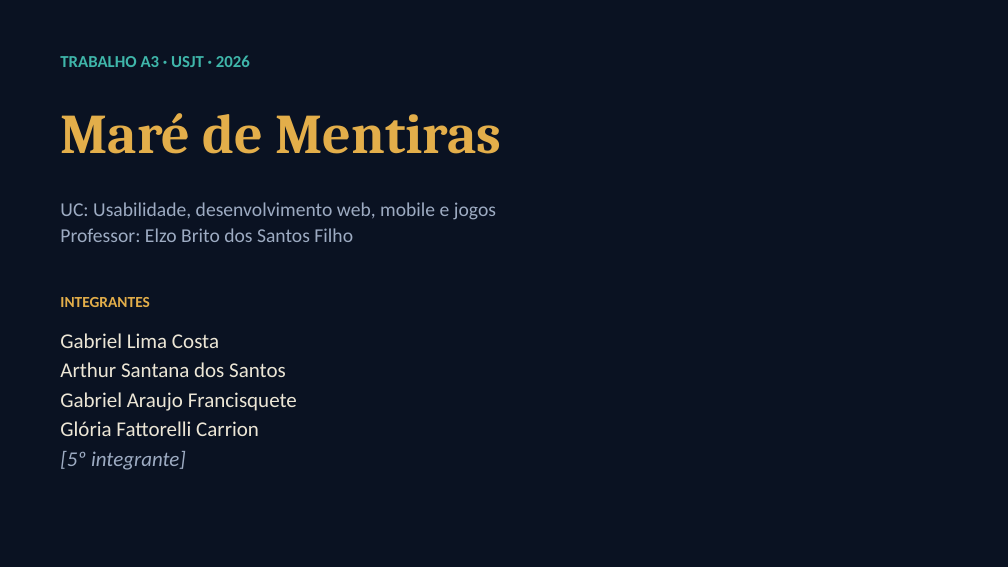
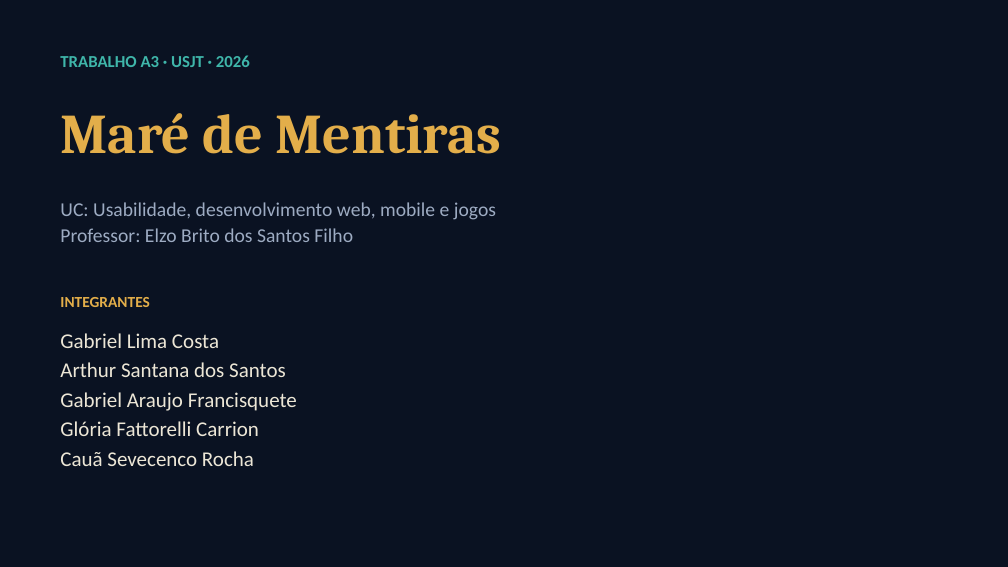
Before and after one commit to GabrielLima2006/JogoA3, a slide deck: slide 1 of docs/apresentacao/MareDeMentiras-apresentacao-curta.pptx. Drawn at 1008x567 pixels with LibreOffice and Linux fonts; fonts in the diff are those of the drawing; background and template pictures are left out. Boxes give left, top, right and bottom in pixels: in the first picture for what was removed or moved away, otherwise in the second. Text is boxed around its words. In the diff, an @@ line names an element or a change of style, - is before the commit and + after.

Commit message:
Quinto integrante nos créditos e no README
Cauã Sevecenco Rocha na identificação, na divisão de tarefas e na tela
de créditos; apresentações atualizadas.

```diff
--- a/docs/apresentacao/MareDeMentiras-apresentacao-curta.pptx
+++ b/docs/apresentacao/MareDeMentiras-apresentacao-curta.pptx
@@ text at (60,451,254,466): text changed; text colour #9DABC2 to #ECE6D6; italic off @@
-[5º integrante]
+Cauã Sevecenco Rocha
```
Also in this commit, not shown: 1 other slide changed, 5 other files.
